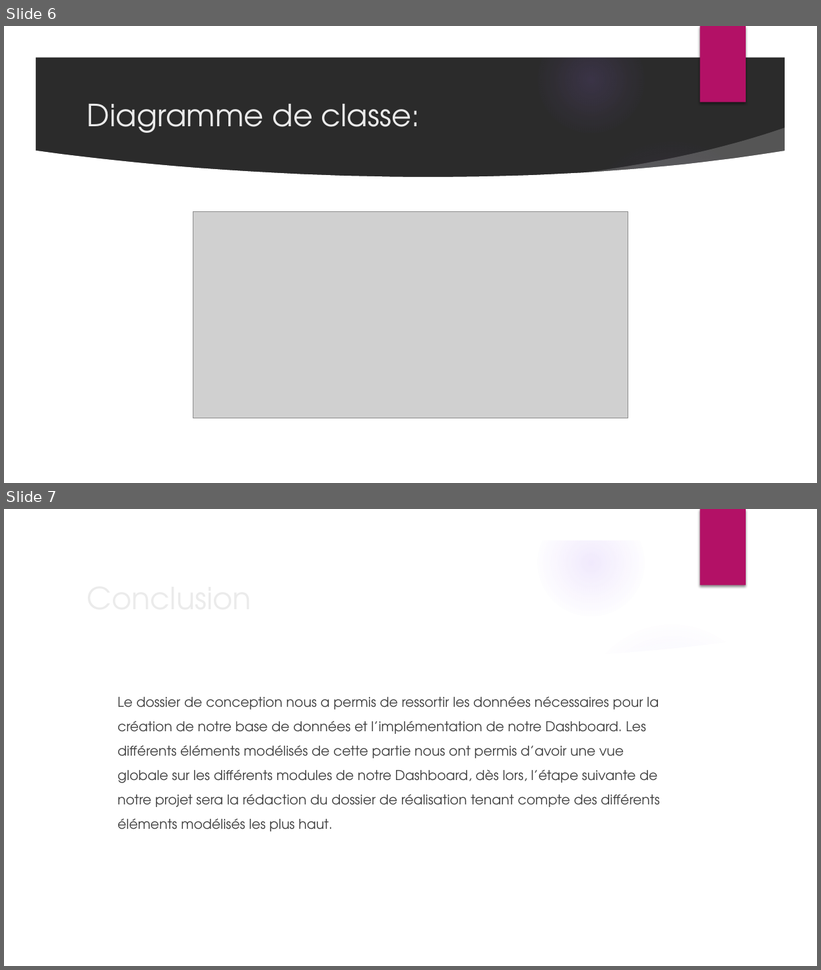
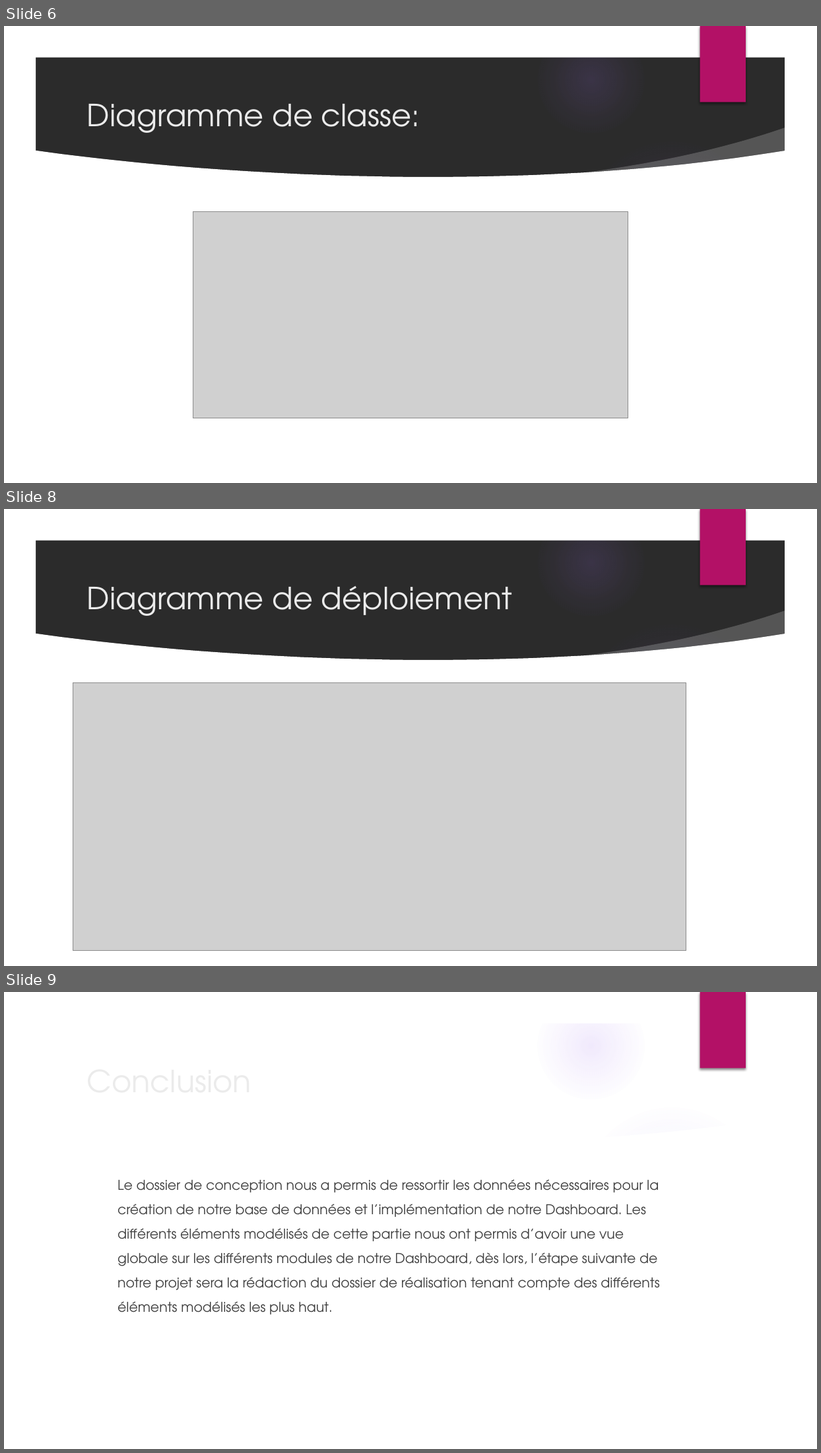
Before and after one commit to OpenSecureFoundation/Linux-System-Call-Monitor, a slide deck: Dossier de conception.pptx. Shown one above the other, each under a label of ours: slides 6 and 7 before the commit, slides 6, 8 and 9 after it; the slides between them are not shown. The pictures are 821x970 and 821x1453 pixels, drawn with LibreOffice and Linux fonts; fonts in the diff are those of the drawing; grey boxes stand for pictures; background and template pictures are left out; a plain dark background stands for a picture behind light text. Boxes give left, top, right and bottom in pixels: in the first picture for what was removed or moved away, otherwise in the second. Text is boxed around its words. In the diff, an @@ line names an element or a change of style, - is before the commit and + after.

```diff
--- a/Dossier de conception.pptx
+++ b/Dossier de conception.pptx
@@ slide 8 added at (4,509,817,966), background picture (left out); not listed: 9 template elements that a slide beside it also shows @@
@@ title added at (87,586,512,616), 36 pt, text #EBEBEB @@
+Diagramme de déploiement
@@ picture added at (73,683,686,951) @@
@@ what was slide 7 is now slide 9 @@
```
Also in this commit, not shown: 1 other slide added, 3 other files.
